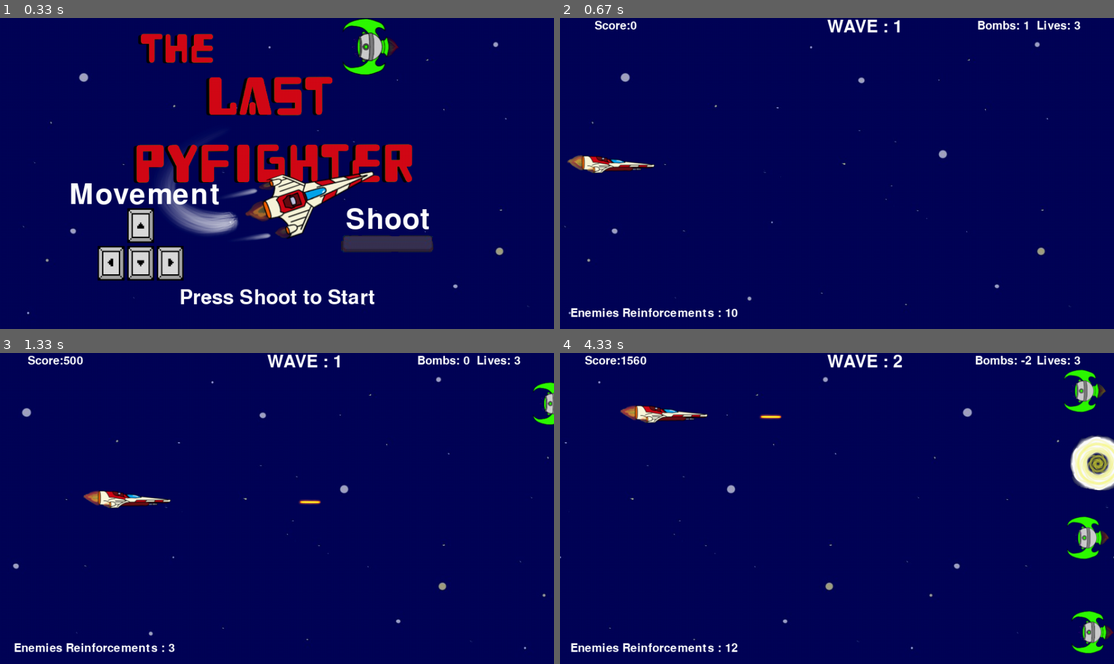
Above: before the commit, frames 1-4 (two rows, left to right).
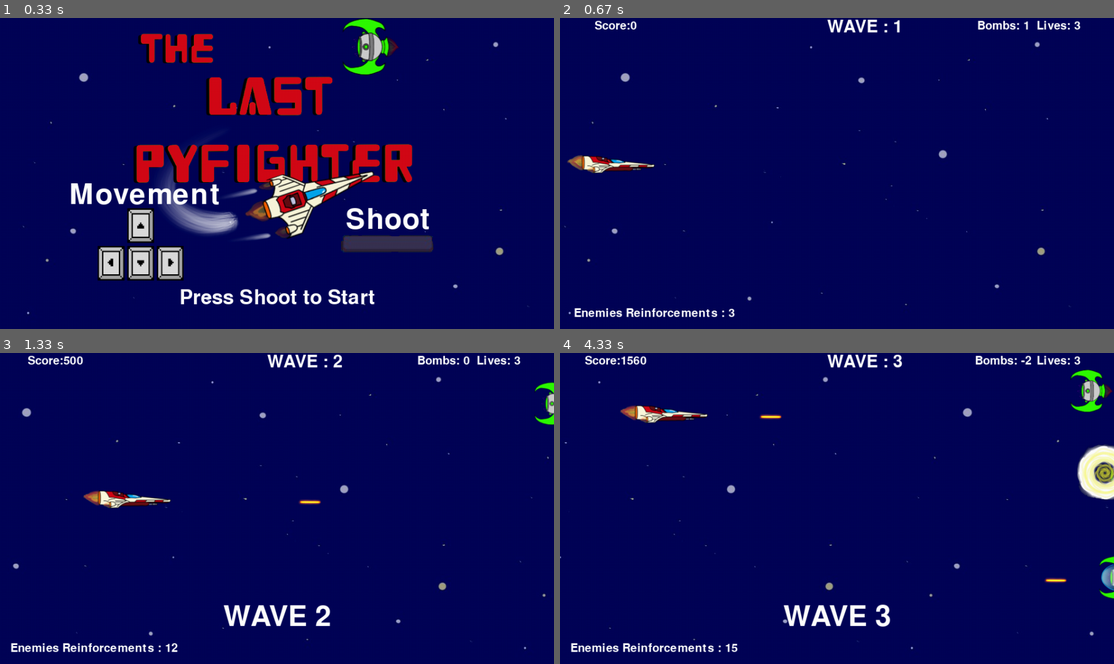
Above: after the commit, the same moments.

Repository: Demi-hero/UoN_Game_Project
Game: pygame game, started from Main.py
Two runs of this game, one before a commit and one after it. Both use one fixed random seed, a clock stepped at 60 frames per second and the inputs below.
Inputs:
- Up to frame 1 (0.33 s): no input
- Up to frame 2 (0.67 s): tap Space at 0.33 s
- Up to frame 3 (1.33 s): tap B at 0.67 s; hold Right from 1 s (still down); tap Space at 1.07 s
- Up to frame 4 (4.33 s): tap Space at 1.37, 1.62, 1.95, 2.25, 2.45, 2.75, 3.02, 3.35, 3.65, 3.78, 4.18 s; release Right at 1.47 s; hold Up 1.55-1.85 s; hold Right 1.88-2.35 s; tap B at 2.03, 3.43 s; hold Left 2.38-2.92 s; hold Down 2.95-3.25 s; hold Left 3.28-3.68 s; hold Up 3.72-4.08 s; hold Right from 4.12 s (still down)

Frame 1 is identical in both runs. In frame 2, 0.5% of the frame differs, in the area x 2-33%, y 93-97%; in frame 3, 1.4%; in frame 4, 3.9%, in the area x 30-100%, y 0-97%.

Commit message:
Fixing alien count
Alien_count now goes down when a new alien is spawned

Diff:
--- a/eventhandler.py
+++ b/eventhandler.py
@@ -201,6 +201,7 @@
     # spawns aliens, rate increases as player completes waves
     def new_alien(self, amount=1):
         if (len(self.aliens) <= amount) and (self.alien_count > 0):
+            self.alien_count -= 1
             # spawns a smart alien if one doesn't exist
             if len(self.smartaliens) == 0:
                 smartalien = gamedata.SmartAlien(self)
